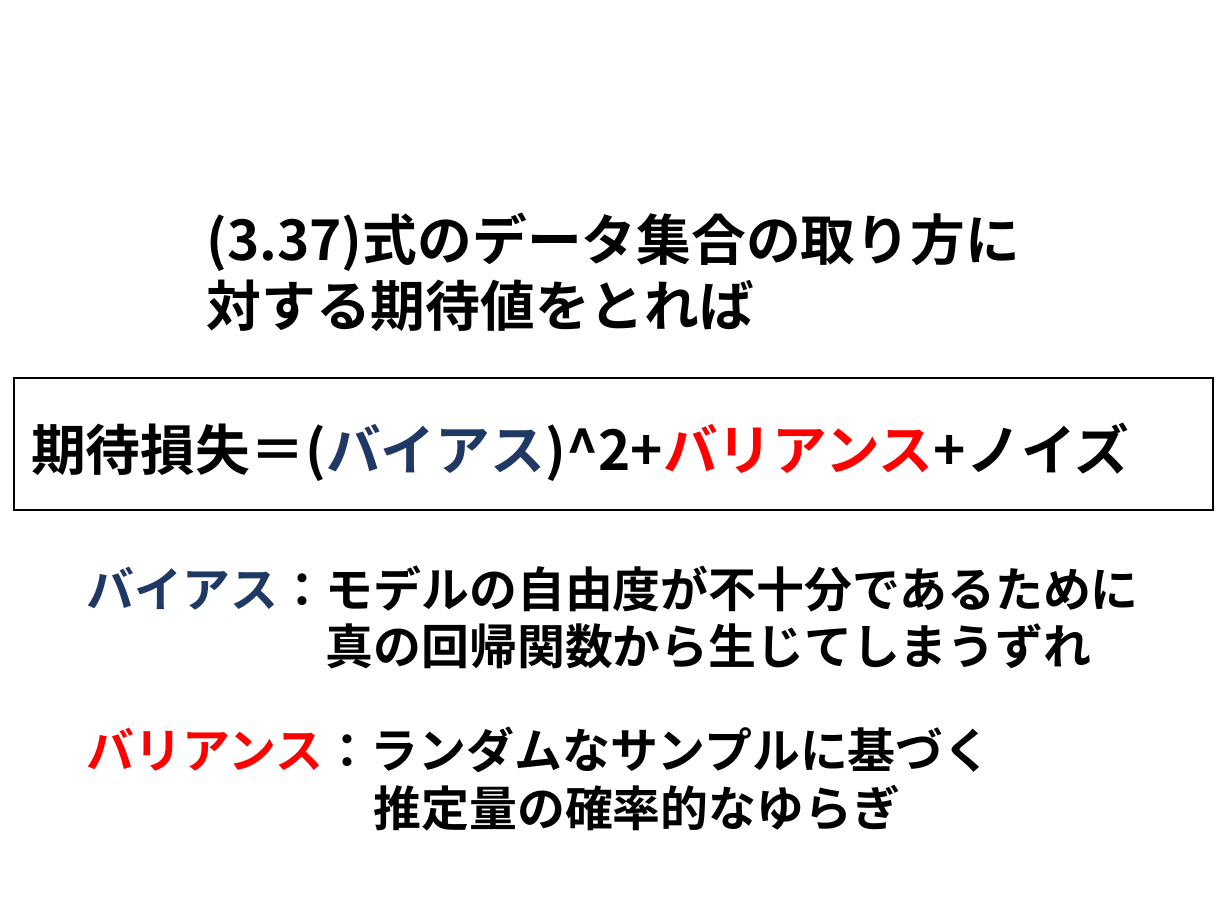
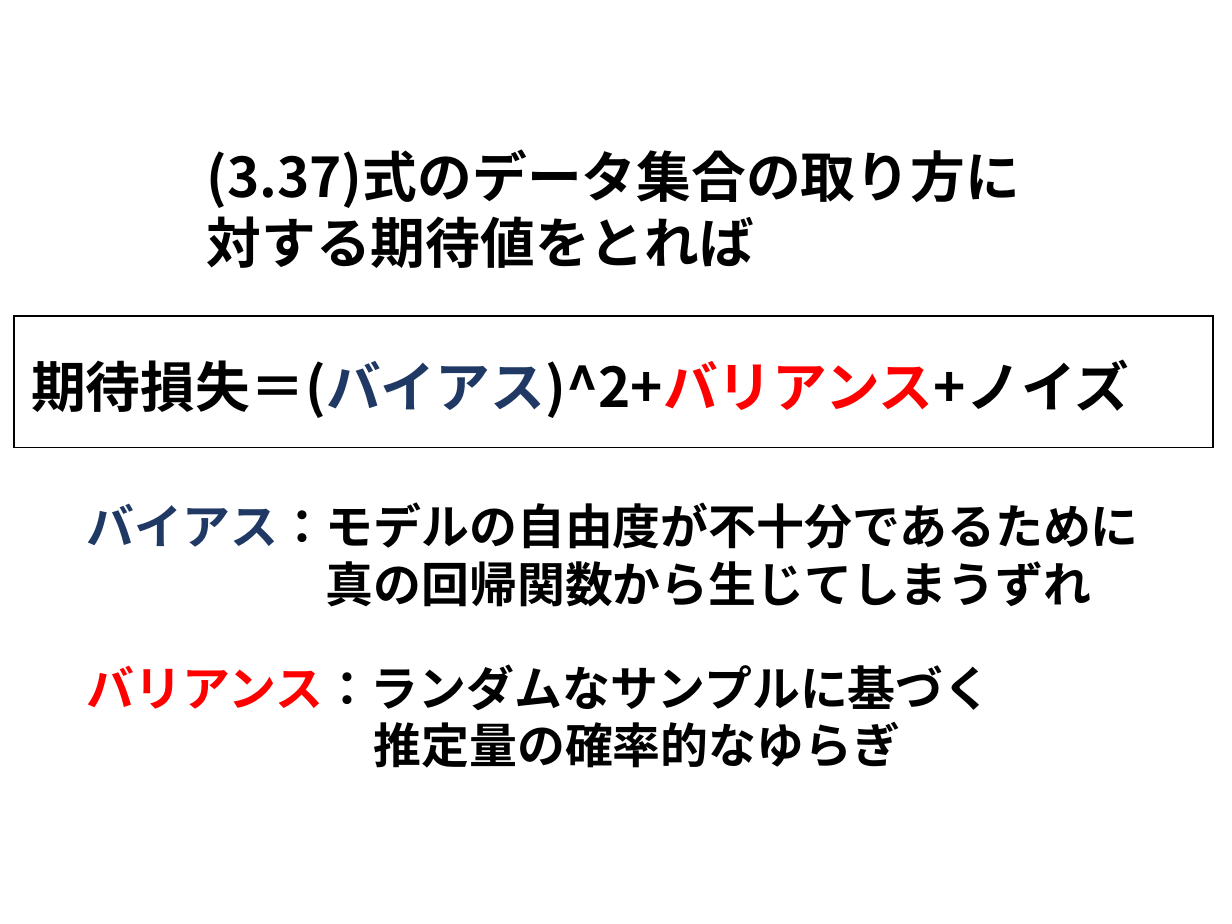
Before and after one commit to j-i-k-o/PRMLSeminar, a slide deck: slide 14 of 3章/PRML3章.pptx. Drawn at 1232x924 pixels with LibreOffice and Linux fonts; fonts in the diff are those of the drawing. Boxes give left, top, right and bottom in pixels: in the first picture for what was removed or moved away, otherwise in the second. Text is boxed around its words. In the diff, an @@ line names an element or a change of style, - is before the commit and + after.

```diff
--- a/3章/PRML3章.pptx
+++ b/3章/PRML3章.pptx
@@ 2 texts, 1 rectangle: place and size @@
-2 texts, 1 rectangle at <box>14,212,1212,669</box>
+2 texts, 1 rectangle at <box>14,149,1212,607</box>
@@ text "期待損失＝(バイアス)^2+バリアンス+ノイズ": place and size @@
-text "期待損失＝(バイアス)^2+バリアンス+ノイズ" at <box>31,422,1129,481</box>
+text "期待損失＝(バイアス)^2+バリアンス+ノイズ" at <box>31,359,1129,418</box>
@@ text "バリアンス：ランダムなサンプルに基づく": place and size @@
-text "バリアンス：ランダムなサンプルに基づく" at <box>87,726,992,831</box>
+text "バリアンス：ランダムなサンプルに基づく" at <box>87,664,992,768</box>
```
Also in this commit, not shown: 2 slides added.
